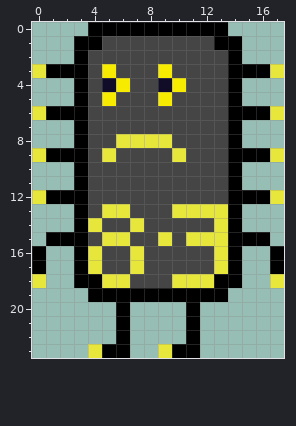
Two versions of one pixel-art sprite, media/0/spr1.png. Above is the file before it was changed.
The file is 90x120 pixels, drawn in blocks of 5x5; one block is one cell here.
And afterwards:
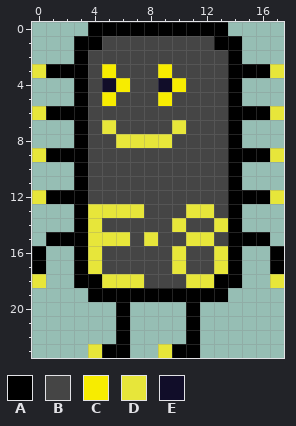
Palette (. is transparent): A #000000  B #454545  C #f7ec00  D #e7e63a  E #110d29
The exact change:
y 7: x 5 B -> D; x 10 B -> D
y 9: x 5 D -> B; x 10 D -> B
y 13: x 4 B -> D; x 7 B -> D; x 10 D -> B; x 13 D -> B
y 14: x 7 D -> B; x 10 B -> D
y 15: x 4 B -> D; x 8..9 BD -> DB; x 13 D -> B
y 16..17: x 7 D -> B; x 10 B -> D
y 18: x 7 B -> D; x 10 D -> B
Boxes around the changes in both pictures, in picture pixels (x1, y1, x2, y2):
changed: (88, 120, 228, 288)
